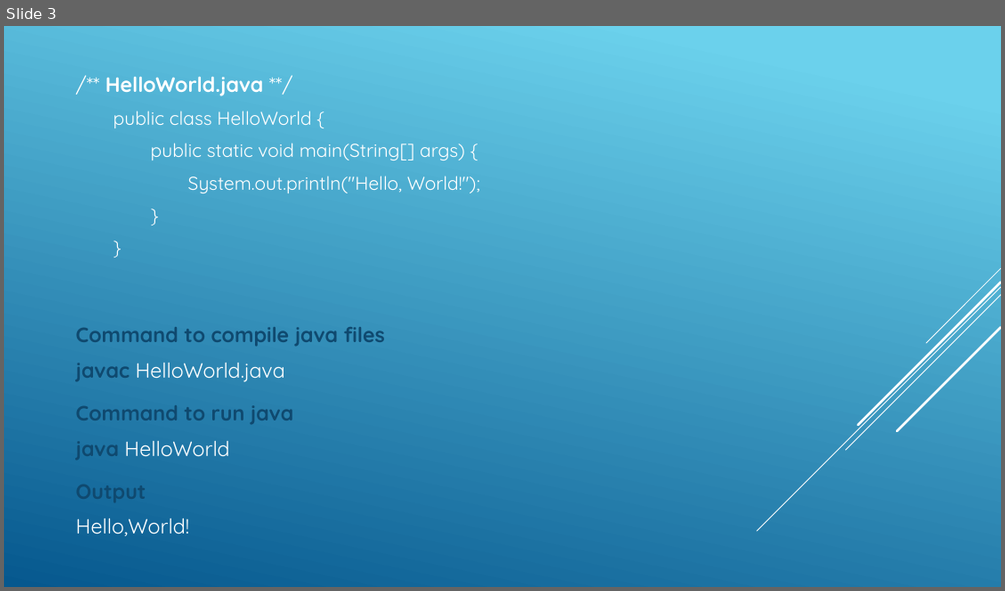
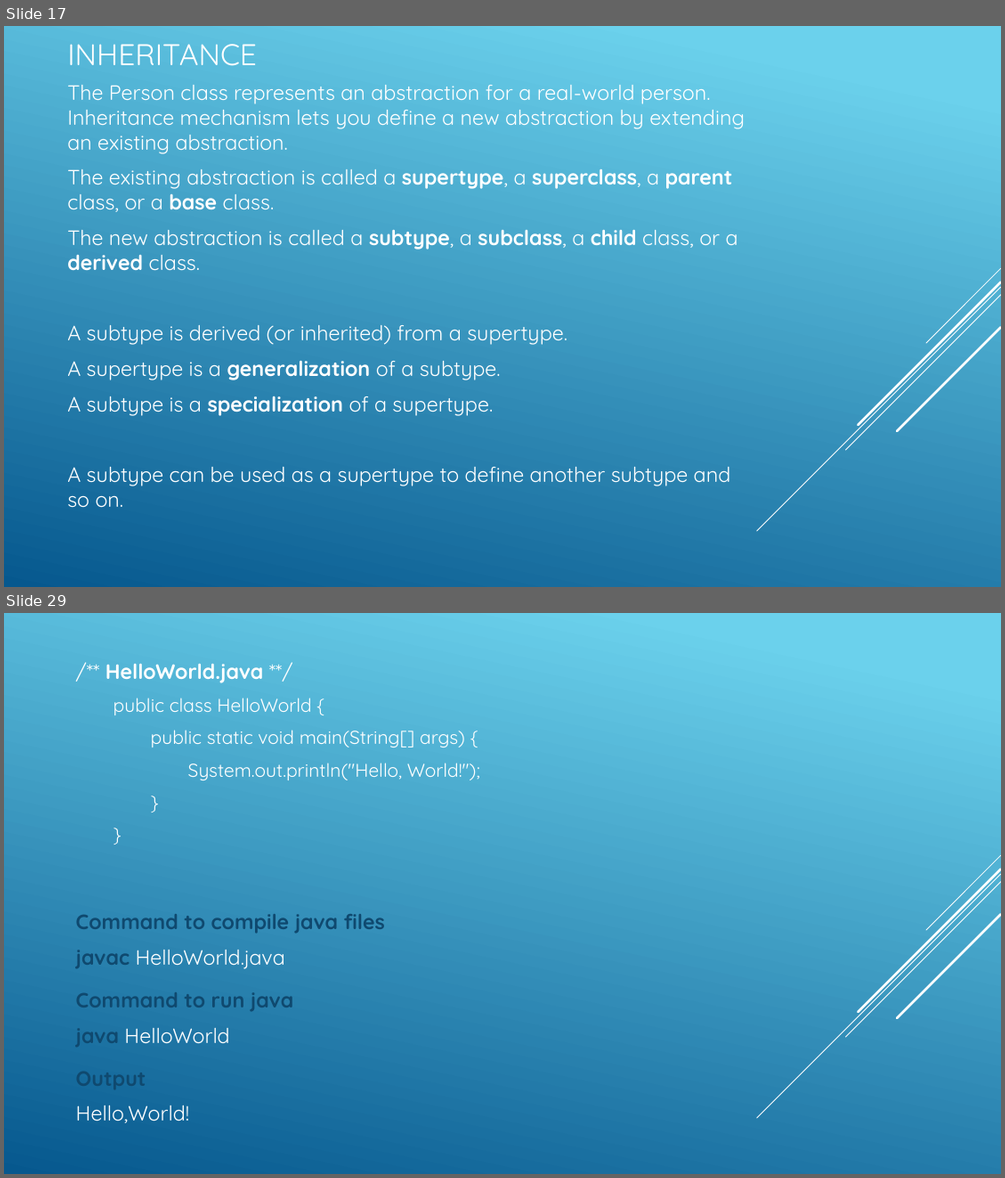
Before and after one commit to VeerababuK/Core-Java, a slide deck: Core java.pptx. Shown one above the other, each under a label of ours: slide 3 before the commit, slides 17 and 29 after it; the slides between them are not shown. The pictures are 1005x591 and 1005x1178 pixels, drawn with LibreOffice and Linux fonts; fonts in the diff are those of the drawing. Boxes give left, top, right and bottom in pixels: in the first picture for what was removed or moved away, otherwise in the second. Text is boxed around its words. In the diff, an @@ line names an element or a change of style, - is before the commit and + after.

```diff
--- a/Core java.pptx
+++ b/Core java.pptx
@@ slide 17 added at (x1=4, y1=26, x2=1001, y2=587), background gradient #6ED2EB to #06588E; not listed: 5 template elements that a slide beside it also shows @@
@@ title added at (x1=67, y1=44, x2=257, y2=66), 28.8 pt, text #FFFFFF @@
+INHERITANCE
@@ text added at (x1=67, y1=85, x2=744, y2=507), 20 pt, text #FFFFFF @@
+The Person class represents an abstraction for a real-world person. Inheritance mechanism lets you define a new abstraction by extending an existing abstraction.
+The existing abstraction is called a supertype, a superclass, a parent class, or a base class.
+The new abstraction is called a subtype, a subclass, a child class, or a derived class.
+A subtype is derived (or inherited) from a supertype.
+A supertype is a generalization of a subtype.
+A subtype is a specialization of a supertype.
+A subtype can be used as a supertype to define another subtype and so on.
@@ what was slide 3 is now slide 29 @@
```
Also in this commit, not shown: 1 slide changed, 25 other slides added, 1 other file.
